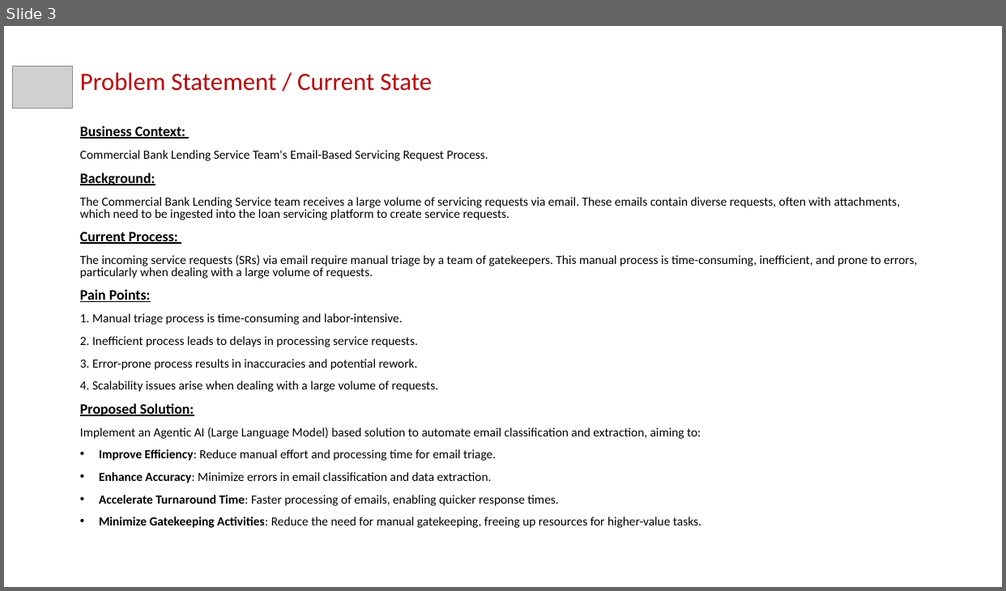
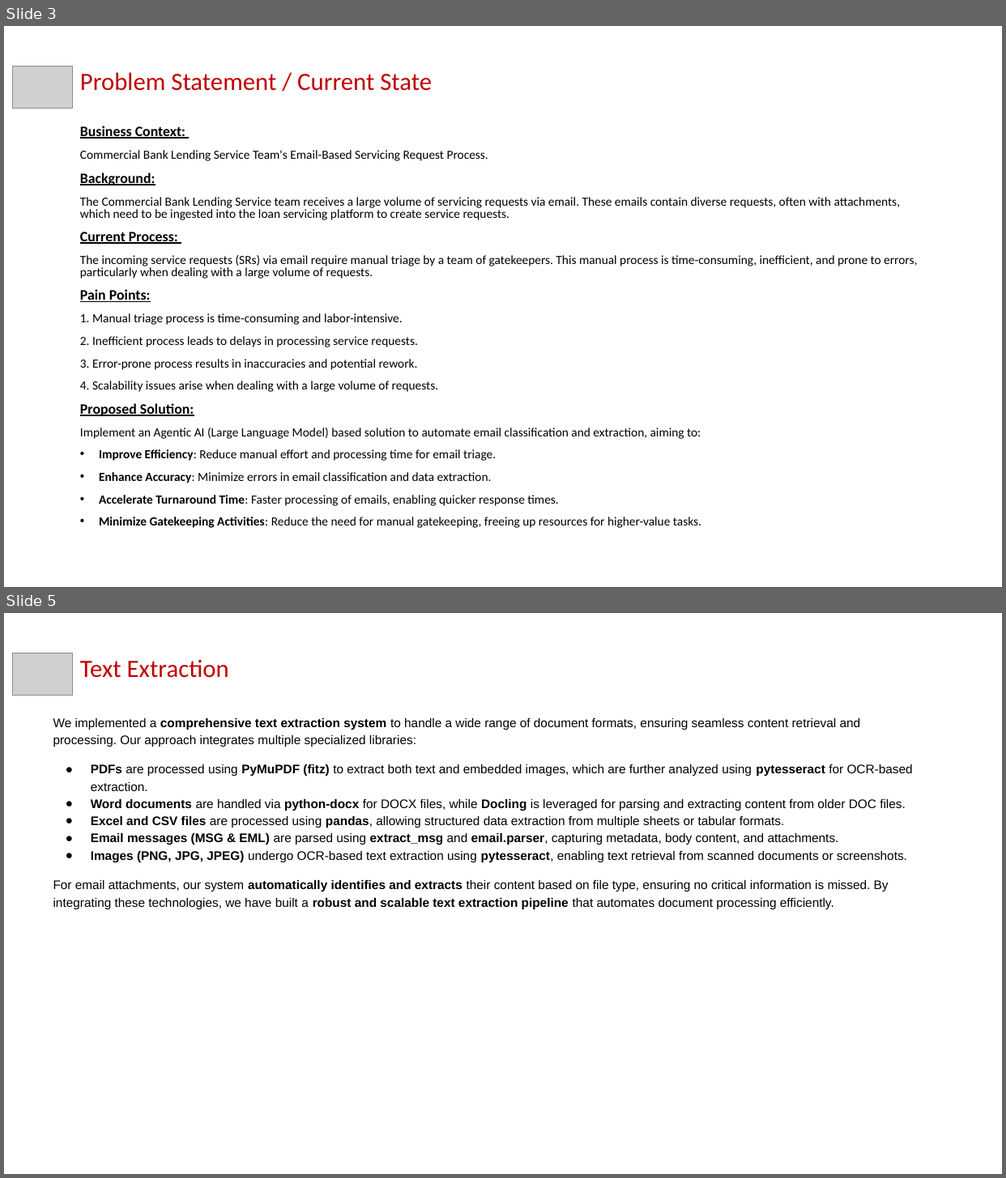
Before and after one commit to ewfx/gaied-ai-anywhere, a slide deck: artifacts/demo/Agentic_AI_EmailClassification.pptx. Shown one above the other, each under a label of ours: slide 3 before the commit, slides 3 and 5 after it; the slides between them are not shown. The pictures are 1006x591 and 1006x1178 pixels, drawn with LibreOffice and Linux fonts; fonts in the diff are those of the drawing; grey boxes stand for pictures. Boxes give left, top, right and bottom in pixels: in the first picture for what was removed or moved away, otherwise in the second. Text is boxed around its words. In the diff, an @@ line names an element or a change of style, - is before the commit and + after.

```diff
--- a/artifacts/demo/Agentic_AI_EmailClassification.pptx
+++ b/artifacts/demo/Agentic_AI_EmailClassification.pptx
@@ slide 5 added at (x1=4, y1=613, x2=1002, y2=1174), background #FFFFFF @@
@@ picture added at (x1=12, y1=653, x2=72, y2=696) @@
@@ title added at (x1=80, y1=659, x2=229, y2=678), 24 pt, text #C00000 @@
+Text Extraction
@@ text added at (x1=53, y1=718, x2=913, y2=909), 12 pt, text #000000 @@
+We implemented a comprehensive text extraction system to handle a wide range of document formats, ensuring seamless content retrieval and processing. Our approach integrates multiple specialized libraries:
+● PDFs are processed using PyMuPDF (fitz) to extract both text and embedded images, which are further analyzed using pytesseract for OCR-based extraction.
+● Word documents are handled via python-docx for DOCX files, while Docling is leveraged for parsing and extracting content from older DOC files.
+● Excel and CSV files are processed using pandas, allowing structured data extraction from multiple sheets or tabular formats.
+● Email messages (MSG & EML) are parsed using extract_msg and email.parser, capturing metadata, body content, and attachments.
+● Images (PNG, JPG, JPEG) undergo OCR-based text extraction using pytesseract, enabling text retrieval from scanned documents or screenshots.
+For email attachments, our system automatically identifies and extracts their content based on file type, ensuring no critical information is missed. By integrating these technologies, we have built a robust and scalable text extraction pipeline that automates document processing efficiently.
```
Also in this commit, not shown: 6 other slides changed, 2 other slides added, 1 slide removed.
